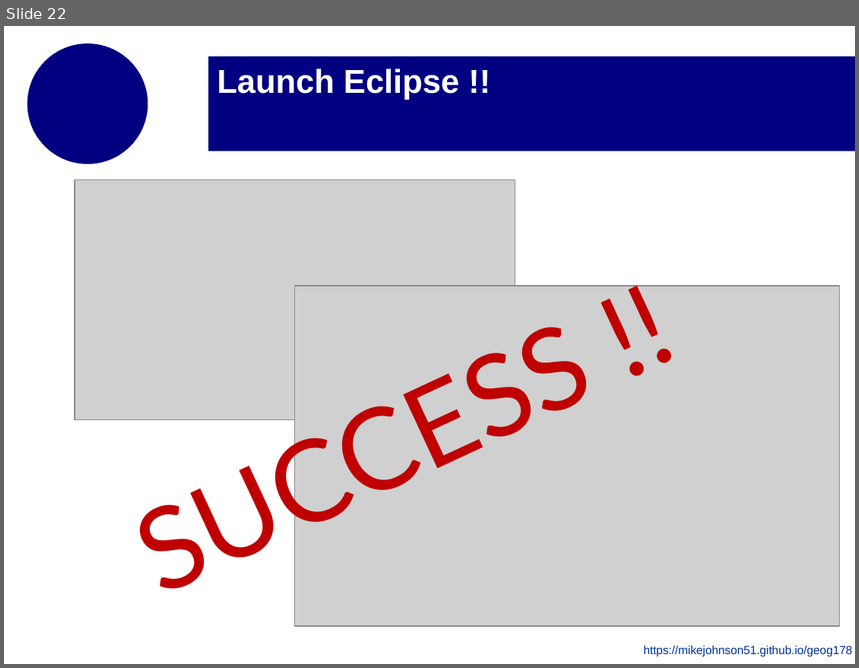
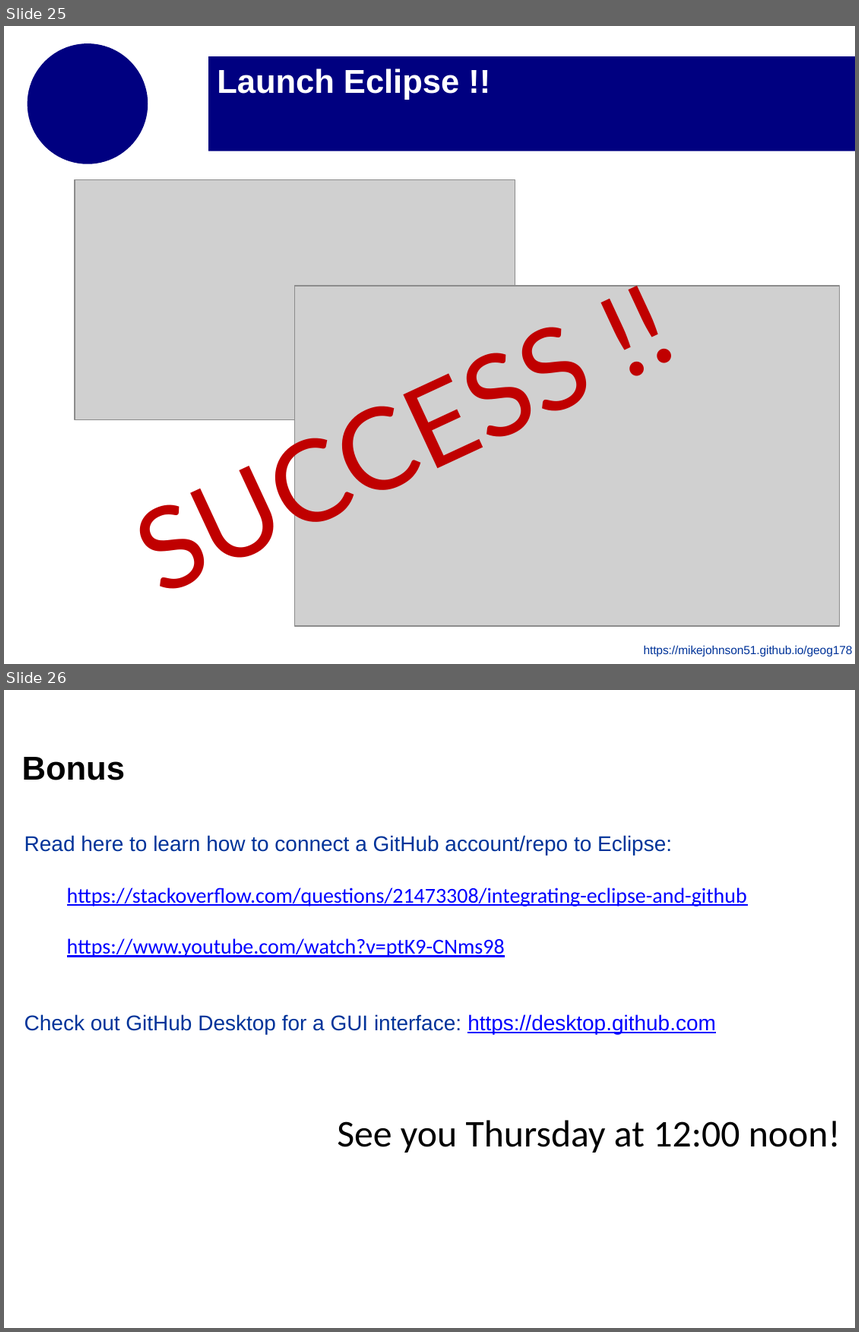
Before and after one commit to mikejohnson51/geog178_2019, a slide deck: section_slides/week1_section_slides.pptx. Shown one above the other, each under a label of ours: slide 22 before the commit, slides 25 and 26 after it. The pictures are 859x668 and 859x1332 pixels, drawn with LibreOffice and Linux fonts; fonts in the diff are those of the drawing; grey boxes stand for pictures; background and template pictures are left out. Boxes give left, top, right and bottom in pixels: in the first picture for what was removed or moved away, otherwise in the second. Text is boxed around its words. In the diff, an @@ line names an element or a change of style, - is before the commit and + after.

```diff
--- a/section_slides/week1_section_slides.pptx
+++ b/section_slides/week1_section_slides.pptx
@@ slide 26 added at bbox=[4, 690, 855, 1328], background #FFFFFF @@
@@ title added at bbox=[22, 757, 125, 780], 28 pt, text #000000, bold @@
+Bonus
@@ text added at bbox=[25, 835, 747, 1034], 18 pt, text #0000FF, underline @@
+Read here to learn how to connect a GitHub account/repo to Eclipse:
+  https://stackoverflow.com/questions/21473308/integrating-eclipse-and-github
+  https://www.youtube.com/watch?v=ptK9-CNms98
+Check out GitHub Desktop for a GUI interface: https://desktop.github.com
@@ text added at bbox=[337, 1120, 841, 1153], 32 pt, text #000000 @@
+See you Thursday at 12:00 noon!
@@ what was slide 22 is now slide 25 @@
```
Also in this commit, not shown: 4 slides changed, 3 other slides added, 3 other files.
